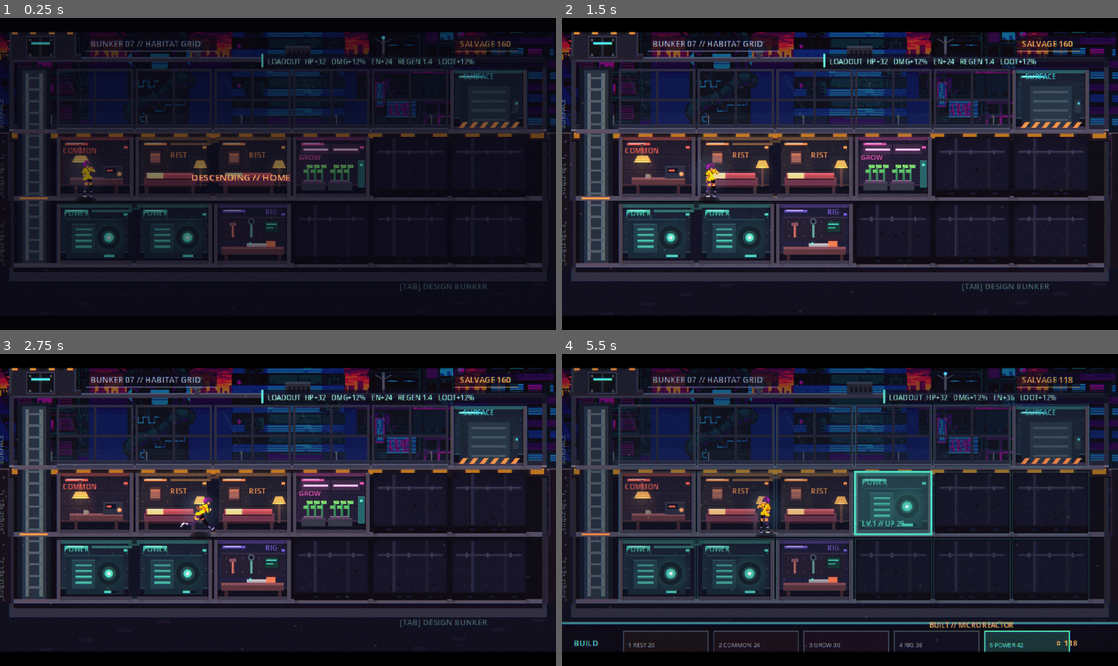
Above: before the commit, frames 1-4 (two rows, left to right).
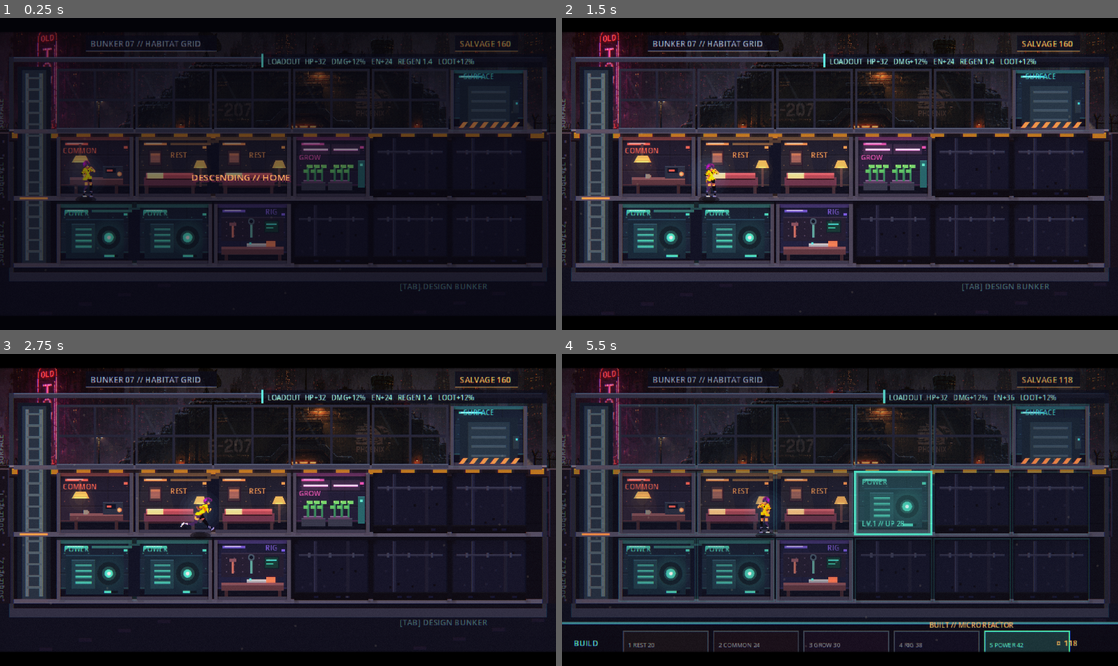
Above: after the commit, the same moments.

Repository: tiankaixie/fuzzy-octo-giggle
Game: Godot game, scene res://scenes/game.tscn
The game is run twice, just before and just after one commit, with the same random seed, the same clock (stepped at 60 frames per second) and the same inputs.
Inputs (mouse positions are in pixels of both pictures, inside the frame that each line leads up to):
- Up to frame 1 (0.25 s): no input
- Up to frame 2 (1.5 s): tap Enter at 0.5 s; move the mouse to (962, 158) at 0.52 s; hold D (move_right) 0.53-1.28 s; tap J at 0.6 s; click (962, 158) at 0.67 s; tap Space at 0.77 s; move the mouse to (728, 189) at 1.27 s; hold S (move_down) from 1.28 s (still down); tap K at 1.35 s
- Up to frame 3 (2.75 s): tap Space at 1.52 s; move the mouse to (333, 441) at 2.02 s; release S (move_down) at 2.03 s; hold D (move_right) from 2.03 s (still down); tap L at 2.1 s
- Up to frame 4 (5.5 s): move the mouse to (812, 572) at 2.77 s; release D (move_right) at 2.78 s; hold W (move_up) 2.78-3.53 s; tap Enter at 2.85 s; click (812, 572) at 2.92 s; tap Space at 3.02, 3.77, 4.52, 5 s; move the mouse to (1006, 556) at 3.52 s; hold A (move_left) 3.53-5.03 s; tap Tab at 3.6 s; move the mouse to (673, 463) at 4.27 s; tap 1 at 4.35 s; move the mouse to (867, 510) at 5.02 s; hold S (move_down) from 5.03 s (still down); tap 5 at 5.1 s; click (867, 510) at 5.17 s

The runs differ from the first frame. In frame 1, 6.1% of the frame differs, in the area x 0-100%, y 4-37%; in frame 2, 14%; in frame 3, 14%; in frame 4, 12%.

Commit message:
feat: use user-authored cutaway as the bunker surface backdrop (P1)
First step of the cutaway art integration. Sliced the user's own generated
cross-section (image.png) into a surface band + three sublevel strips
(assets/bunker/scene/), and drew the surface band (B-207 fortress + skyline +
OLD TOWER neon + watchtower) as the bunker's surface backdrop, replacing the
procedural sky/skyline/entrance drawing.

Source 4K asset sheet kept at assets/bunker/bunker_source_4k.png for slicing
room/prop sprites in later phases. Interior floors still procedural for now.

Next: P2 bump internal resolution to ~960x540; P3 rebuild interior from sliced
room/prop sprites; P4 calibrate + verify.

Co-Authored-By: Claude Opus 4.8 <noreply@anthropic.com>

Diff:
--- a/scripts/bunker.gd
+++ b/scripts/bunker.gd
@@ -24,6 +24,8 @@
 const GROUND_Y := 100.0
 const WC_NEAR := "res://assets/warped_city/bg/near-buildings-bg.png"
 const WC_SKYLINE := "res://assets/warped_city/bg/skyline-b.png"
+# User-authored cutaway art (own asset): the surface fortress + skyline band.
+const SURFACE_BG := "res://assets/bunker/scene/surface.png"
 
 var player: CyberPlayer
 var layout: Array = []
@@ -46,6 +48,7 @@
 var last_loot := 0
 var city_texture: Texture2D
 var wc_skyline: Texture2D
+var surface_bg: Texture2D
 var world_time := 0.0
 var loadout := {}
 
@@ -72,6 +75,8 @@
 		city_texture = load(WC_NEAR)
 	if ResourceLoader.exists(WC_SKYLINE):
 		wc_skyline = load(WC_SKYLINE)
+	if ResourceLoader.exists(SURFACE_BG):
+		surface_bg = load(SURFACE_BG)
 	room_definitions = ContentRegistryClass.buildable_rooms()
 	for definition: RoomDefinition in room_definitions:
 		buildable_types.append(definition.id)
@@ -680,30 +685,13 @@
 
 
 func _draw() -> void:
-	# --- Sky above ground, lerping across a slow day/night cycle ---
+	# --- Surface band: user-authored cutaway art (fortress + skyline + neon) ---
 	var day := _day_factor()
-	draw_rect(Rect2(0, 0, 480, GROUND_Y + 2), Color("0b0f22").lerp(Color("39465f"), day))
-	for i in range(9):
-		var t := float(i) / 8.0
-		draw_rect(Rect2(0, i * 11, 480, 12), Color(0.07 + 0.05 * t, 0.07 + 0.04 * t, 0.14 + 0.07 * t, 0.5 * (1.0 - day * 0.55)))
-	# High-fidelity cyberpunk skyline (Warped City, CC0) seen above ground and
-	# through the top-floor windows, brightness lerped across the day/night cycle.
-	var b := 0.6 + 0.45 * day
-	if wc_skyline:
-		var sw := wc_skyline.get_width()
-		for tx in range(0, 5):
-			draw_texture(wc_skyline, Vector2(tx * sw, GROUND_Y - wc_skyline.get_height()), Color(b * 0.7, b * 0.72, b * 0.82))
-	if city_texture:
-		draw_texture(city_texture, Vector2(0, GROUND_Y - city_texture.get_height()), Color(b * 0.95, b * 0.95, b))
-	draw_rect(Rect2(0, GROUND_Y - 18, 480, 18), Color(0.55, 0.6, 0.82, 0.06))
-	# Exterior street level at the base of the windows, so the city sits on
-	# ground and the surface line reads clearly.
-	draw_rect(Rect2(8, 92, 464, 8), Color("121624").lerp(Color("2a3147"), day))
-	draw_rect(Rect2(8, 92, 464, 1), Color("3c3a52"))
-	for sx in range(44, 470, 82):
-		draw_rect(Rect2(sx, 85, 1, 7), Color("5a6478"))
-		if day < 0.65:
-			_glow_at(Vector2(sx, 85), Color(1.0, 0.78, 0.42), 4.0 * (1.0 - day))
+	if surface_bg:
+		var tint := 0.82 + 0.26 * day
+		draw_texture_rect(surface_bg, Rect2(0, 0, 480, 112), false, Color(tint, tint, tint))
+	else:
+		draw_rect(Rect2(0, 0, 480, GROUND_Y + 2), Color("0b0f22").lerp(Color("39465f"), day))
 
 	# --- Buried earth below the ground line ---
 	draw_rect(Rect2(0, GROUND_Y, 480, 270.0 - GROUND_Y), Color("0d1020"))
@@ -729,9 +717,8 @@
 	# Surface vs buried fortress: ground-seam bulkhead, armored spine, depth tags.
 	_draw_depth_structure()
 
-	# Surface entrance hut + fortified rooftop kit, set against the skyline.
-	_draw_surface_entrance()
-	_draw_rooftop_props()
+	# (Surface fortress, skyline, neon and rooftop kit now come from the
+	# user-authored surface_bg backdrop drawn above.)
 
 	# Permanent lift shaft lets the player reach every expandable floor.
 	draw_rect(Rect2(15, 42, 29, 174), Color("111827"))
Binary file added: assets/bunker/bunker_backdrop.png
Not shown, added: assets/bunker/bunker_backdrop.png.import
Binary file added: assets/bunker/bunker_source_4k.png
Not shown, added: assets/bunker/bunker_source_4k.png.import
Binary file added: assets/bunker/scene/sublevel1.png
Not shown, added: assets/bunker/scene/sublevel1.png.import
Binary file added: assets/bunker/scene/sublevel2.png
Not shown, added: assets/bunker/scene/sublevel2.png.import
Binary file added: assets/bunker/scene/sublevel3.png
Not shown, added: assets/bunker/scene/sublevel3.png.import
Binary file added: assets/bunker/scene/surface.png
Not shown, added: assets/bunker/scene/surface.png.import
